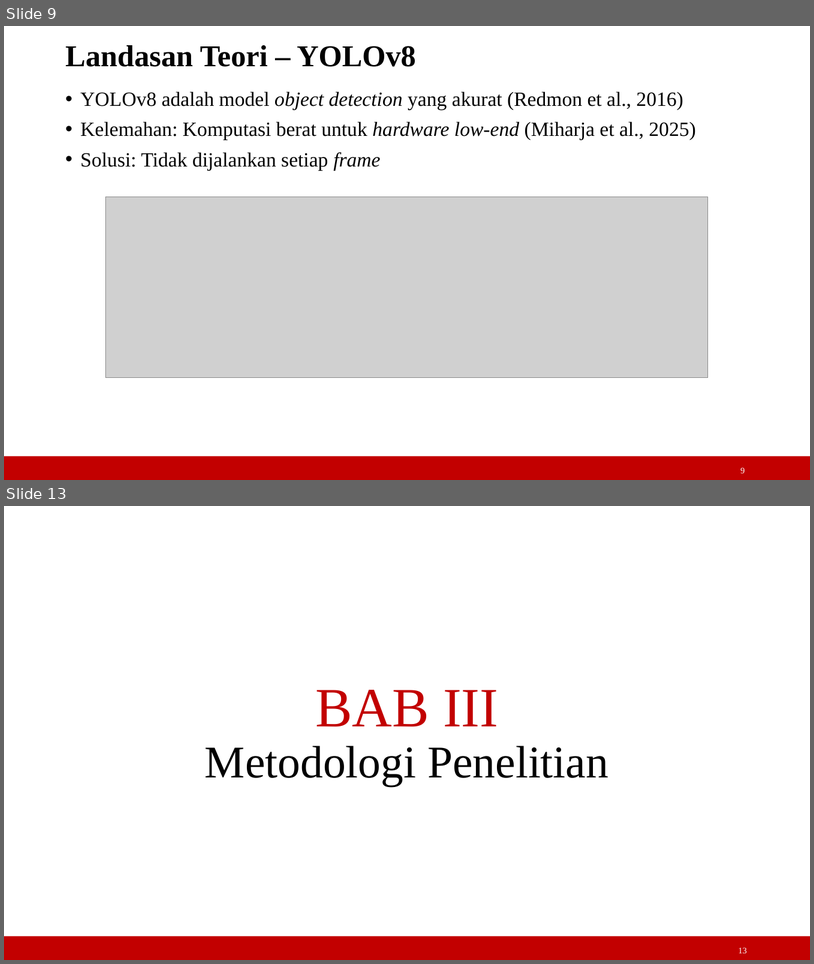
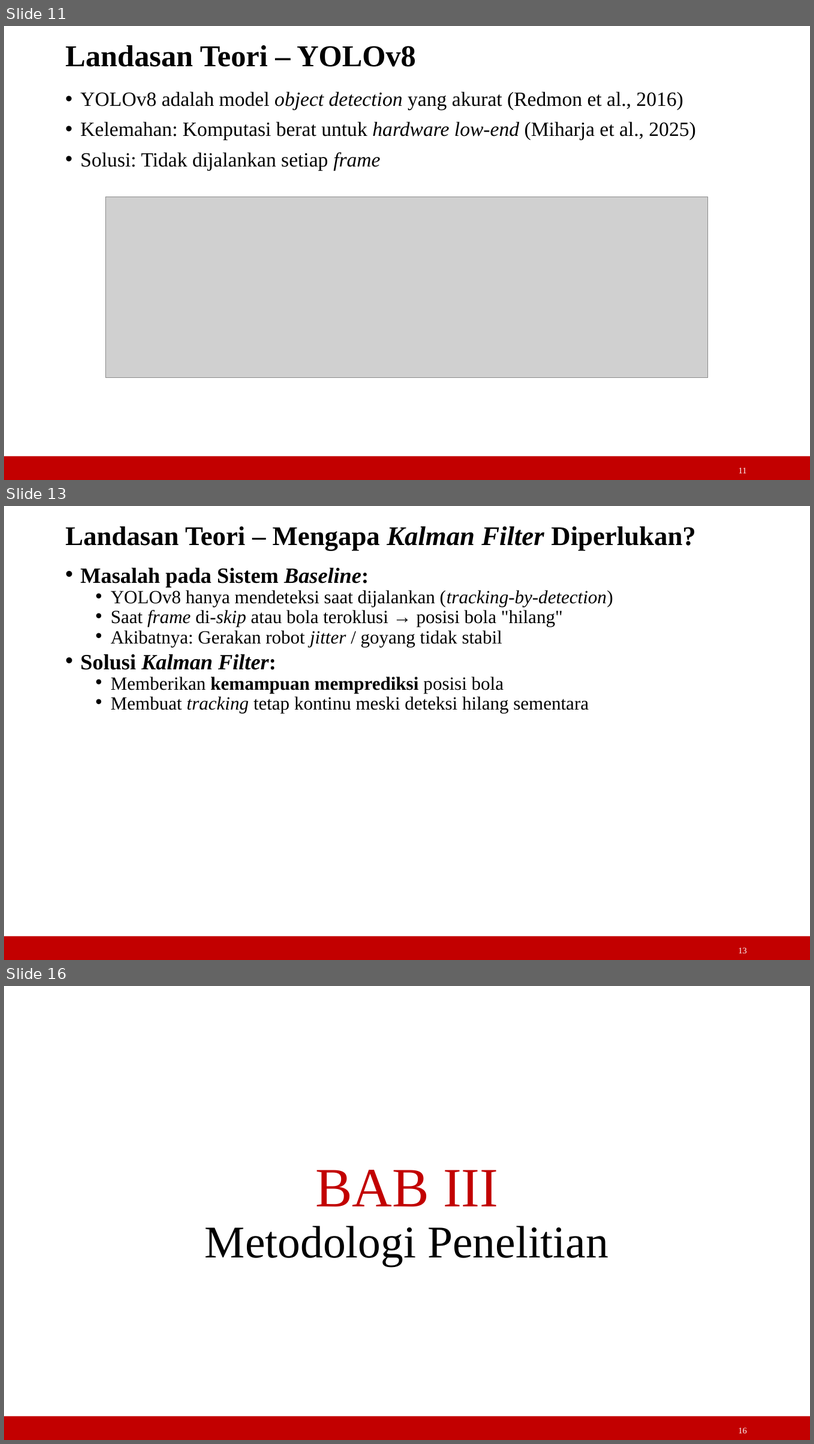
Before and after one commit to freack21/myTA, a slide deck: laporan/slide_semhas.ppt. Shown one above the other, each under a label of ours: slides 9 and 13 before the commit, slides 11, 13 and 16 after it; the slides between them are not shown. The pictures are 814x964 and 814x1444 pixels, drawn with LibreOffice and Linux fonts; fonts in the diff are those of the drawing; grey boxes stand for pictures. Boxes give left, top, right and bottom in pixels: in the first picture for what was removed or moved away, otherwise in the second. Text is boxed around its words. In the diff, an @@ line names an element or a change of style, - is before the commit and + after.

```diff
--- a/laporan/slide_semhas.ppt
+++ b/laporan/slide_semhas.ppt
@@ slide 13 added at (4,506,810,960), background #FFFFFF; not listed: 1 template element that a slide beside it also shows @@
@@ title added at (65,526,696,551), 32 pt, text #000000, bold @@
+Landasan Teori – Mengapa Kalman Filter Diperlukan?
@@ text added at (80,567,614,713), 22.2 pt, text #000000 @@
+• Masalah pada Sistem Baseline:
+  • YOLOv8 hanya mendeteksi saat dijalankan (tracking-by-detection)
+  • Saat frame di-skip atau bola teroklusi → posisi bola "hilang"
+  • Akibatnya: Gerakan robot jitter / goyang tidak stabil
+• Solusi Kalman Filter:
+  • Memberikan kemampuan memprediksi posisi bola
+  • Membuat tracking tetap kontinu meski deteksi hilang sementara
@@ page number added at (738,947,747,953), 10.2 pt, text #FFFFFF @@
+13
@@ what was slide 9 is now slide 11 @@
@@ page number at (739,467,747,473): text changed @@
-9
+11
@@ what was slide 13 is now slide 16 @@
@@ page number at (738,1427,747,1433): text changed @@
-13
+16
```
Also in this commit, not shown: 5 slides changed, 3 other slides added, 2 other files.
